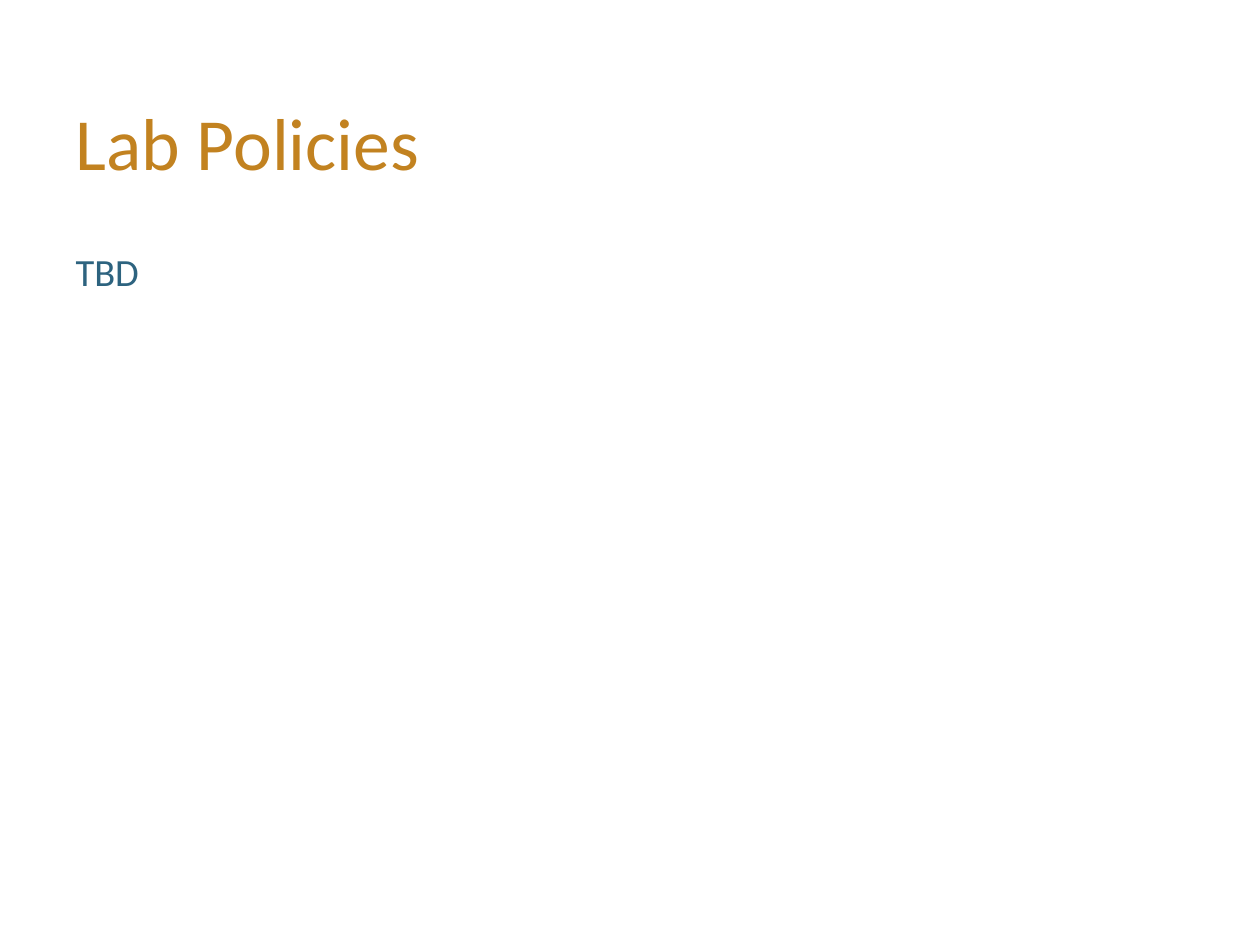
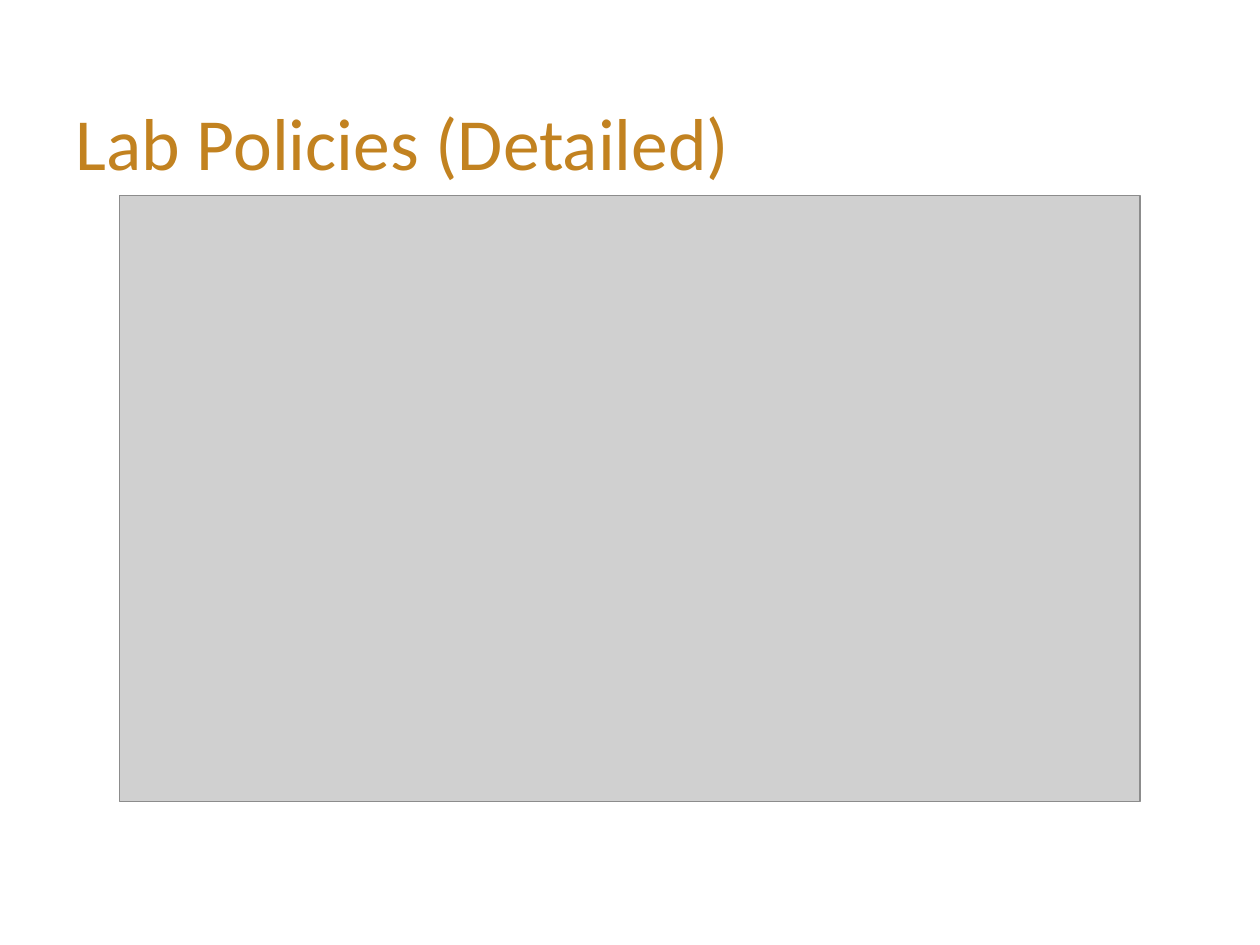
Before and after one commit to hLuo27/teaching, a slide deck: slide 4 of data8/slides/lab1.pptx (slide 3 before the commit). Drawn at 1260x945 pixels with LibreOffice and Linux fonts; fonts in the diff are those of the drawing; grey boxes stand for pictures; background and template pictures are left out. Boxes give left, top, right and bottom in pixels: in the first picture for what was removed or moved away, otherwise in the second. Text is boxed around its words. In the diff, an @@ line names an element or a change of style, - is before the commit and + after.

```diff
--- a/data8/slides/lab1.pptx
+++ b/data8/slides/lab1.pptx
@@ title at [76,116,730,180]: text changed @@
-Lab Policies
+Lab Policies (Detailed)
@@ picture added at [120,195,1140,801] @@
@@ text removed at [76,261,139,286] @@
-TBD
```
Also in this commit, not shown: 7 other slides changed, 2 slides added, 1 slide removed, 1 other file.
